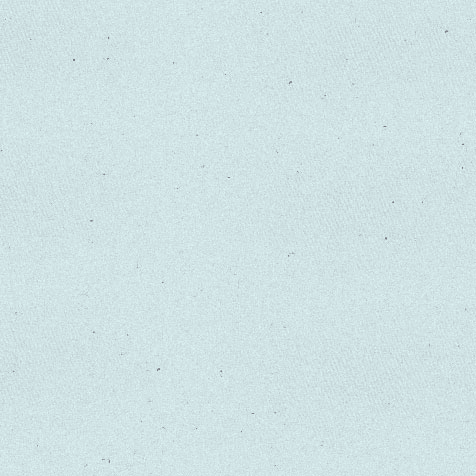
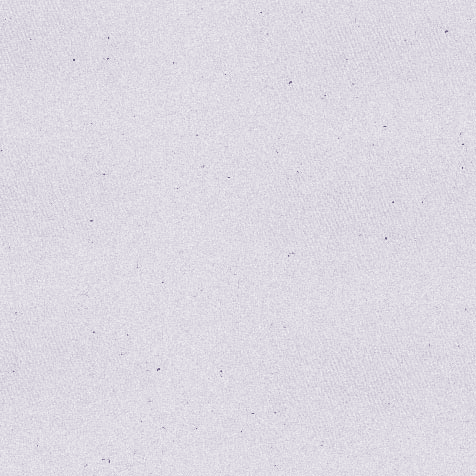
Layer changes from the first 476px x 476px image to the second:
hid "Layer 8" over box(0, 0, 476, 476)
showed "Layer 6" over box(0, 0, 476, 476)
